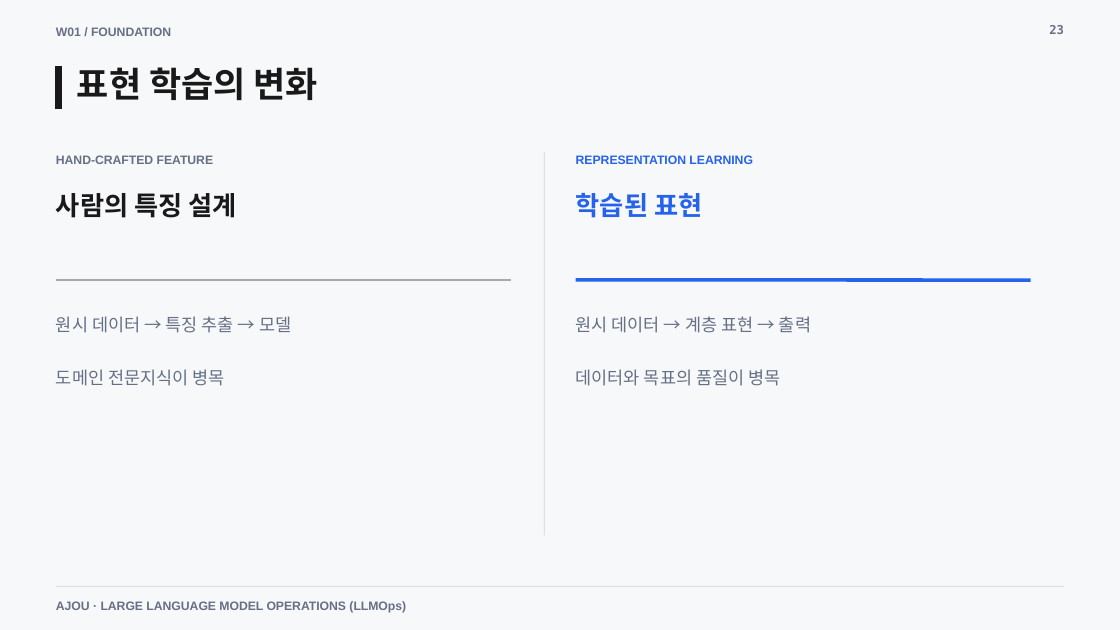
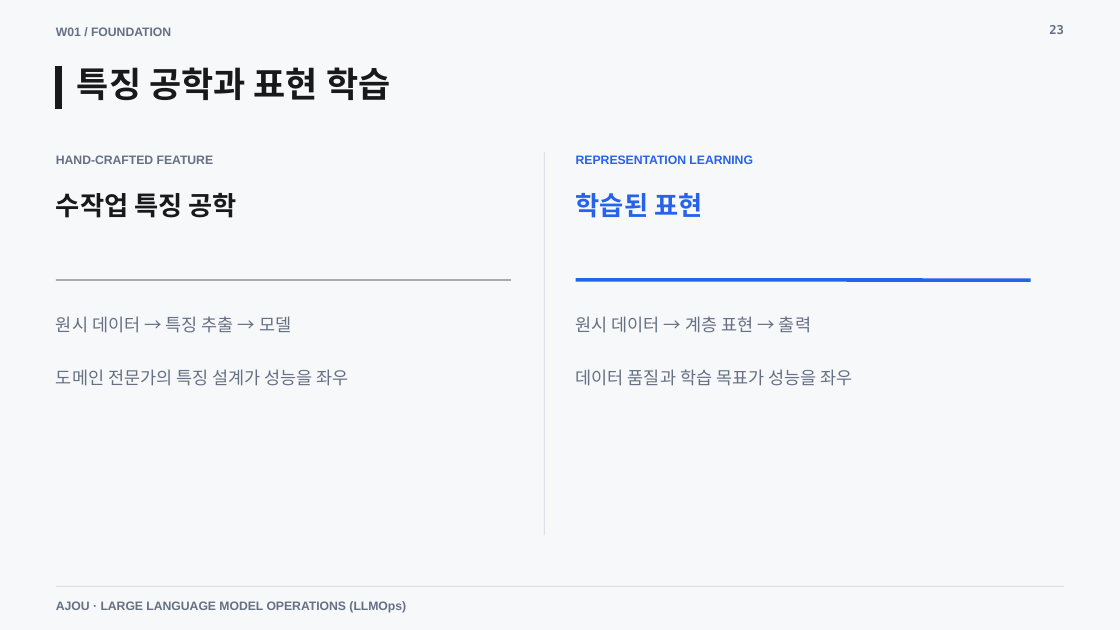
Before and after one commit to smilesjcha/llmops-16week, a slide deck: slide 23 of week01/lecture/01_week1_llmops_kickoff.pptx. Drawn at 1120x630 pixels with LibreOffice and Linux fonts; fonts in the diff are those of the drawing. Boxes give left, top, right and bottom in pixels: in the first picture for what was removed or moved away, otherwise in the second. Text is boxed around its words. In the diff, an @@ line names an element or a change of style, - is before the commit and + after.

```diff
--- a/week01/lecture/01_week1_llmops_kickoff.pptx
+++ b/week01/lecture/01_week1_llmops_kickoff.pptx
@@ text at <box>77,67,390,100</box>: text changed @@
-표현 학습의 변화
+특징 공학과 표현 학습
@@ text at <box>56,193,237,218</box>: text changed @@
-사람의 특징 설계
+수작업 특징 공학
@@ text at <box>56,369,349,386</box>: text changed @@
-도메인 전문지식이 병목
+도메인 전문가의 특징 설계가 성능을 좌우
@@ text at <box>576,369,852,386</box>: text changed @@
-데이터와 목표의 품질이 병목
+데이터 품질과 학습 목표가 성능을 좌우
```
Also in this commit, not shown: 70 other slides changed, 13 other files.
